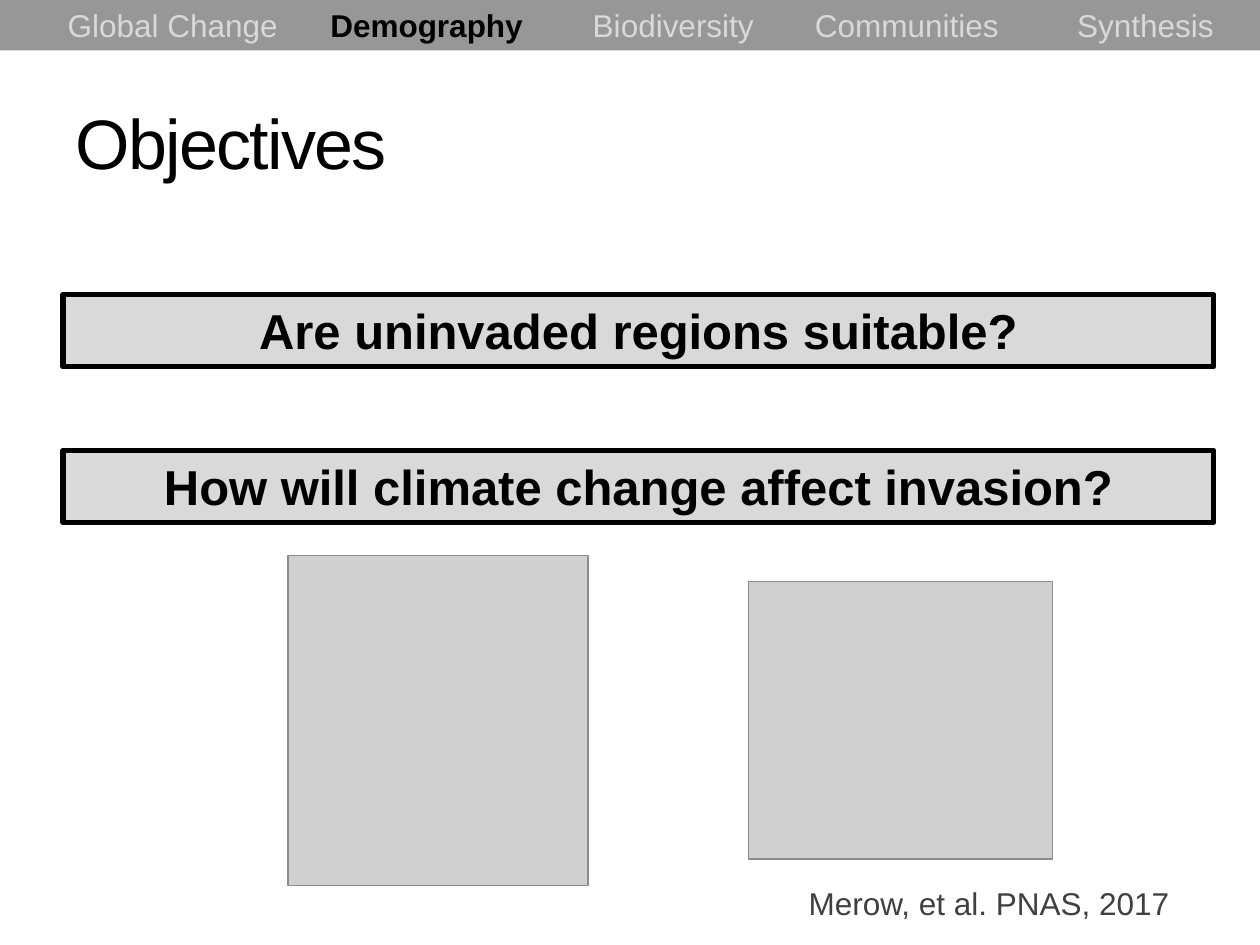
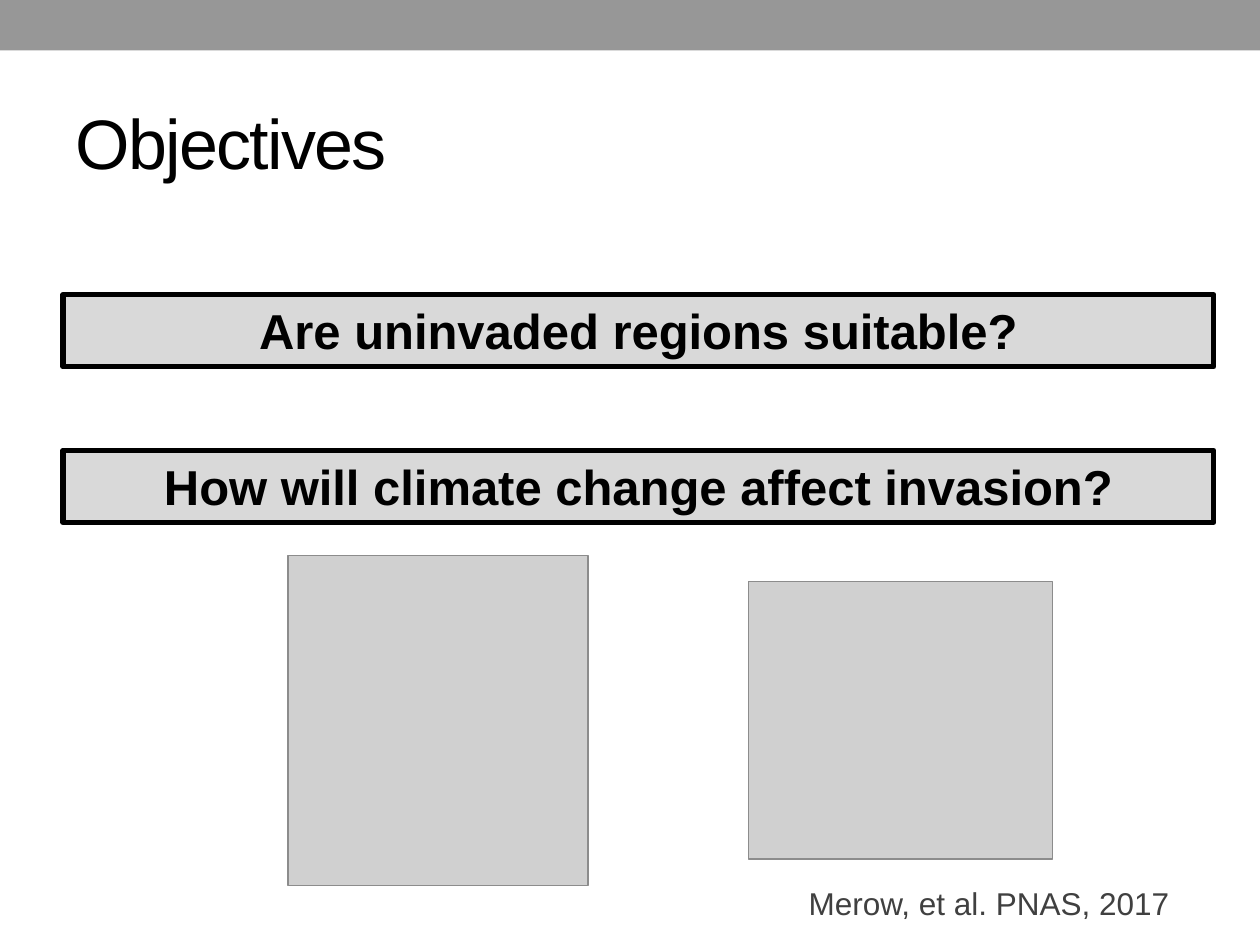
Before and after one commit to YaleBGCC/Course, a slide deck: slide 12 of 101_assets/Intro.pptx (slide 6 before the commit). Drawn at 1260x945 pixels with LibreOffice and Linux fonts; fonts in the diff are those of the drawing; grey boxes stand for pictures. Boxes give left, top, right and bottom in pixels: in the first picture for what was removed or moved away, otherwise in the second. Text is boxed around its words. In the diff, an @@ line names an element or a change of style, - is before the commit and + after.

Commit message:
presentation

```diff
--- a/101_assets/Intro.pptx
+++ b/101_assets/Intro.pptx
@@ text removed at box(68, 14, 1214, 43) @@
-Global Change Demography Biodiversity Communities Synthesis
```
Also in this commit, not shown: 1 other slide changed, 7 slides added, 1 slide removed, 5 other files.
